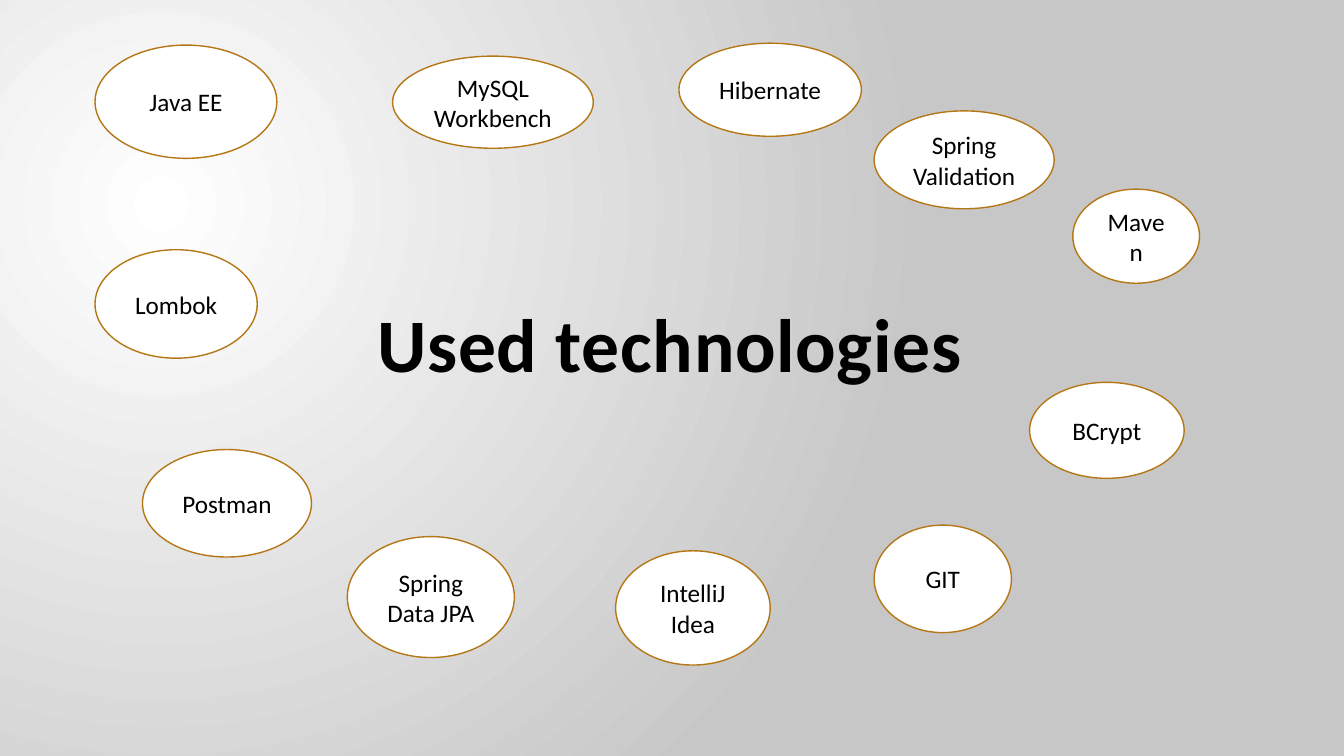
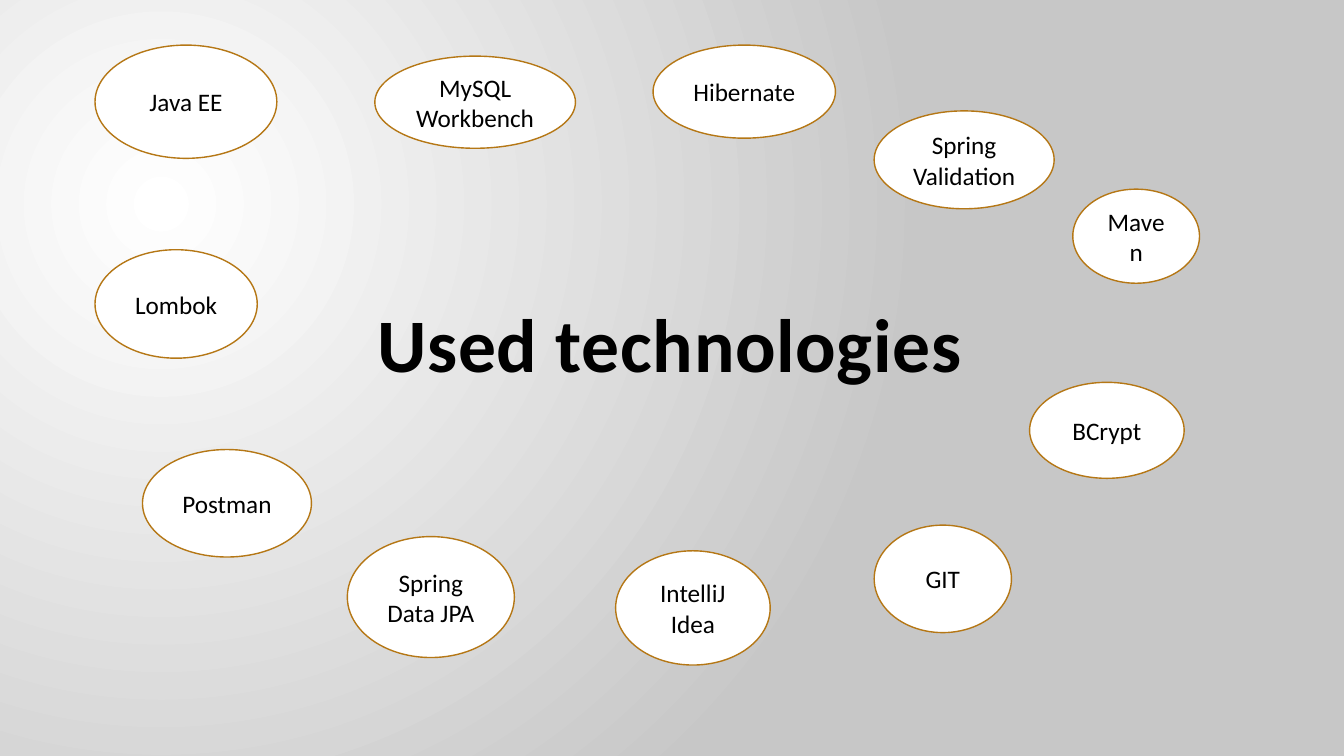
Before and after one commit to NaymeMollova/Dominos-ITTalents-S15, a slide deck: slide 4 of DominosPresentation.pptx. Drawn at 1344x756 pixels with LibreOffice and Linux fonts; fonts in the diff are those of the drawing. Boxes give left, top, right and bottom in pixels: in the first picture for what was removed or moved away, otherwise in the second. Text is boxed around its words. In the diff, an @@ line names an element or a change of style, - is before the commit and + after.

```diff
--- a/DominosPresentation.pptx
+++ b/DominosPresentation.pptx
@@ ellipse "MySQL Workbench" moved from (x1=393, y1=56, x2=594, y2=148) to (x1=375, y1=56, x2=576, y2=148) @@
@@ ellipse "Hibernate" moved from (x1=680, y1=43, x2=862, y2=136) to (x1=653, y1=45, x2=836, y2=138) @@
```
Also in this commit, not shown: 1 slide added, 1 slide removed, 2 other files.
